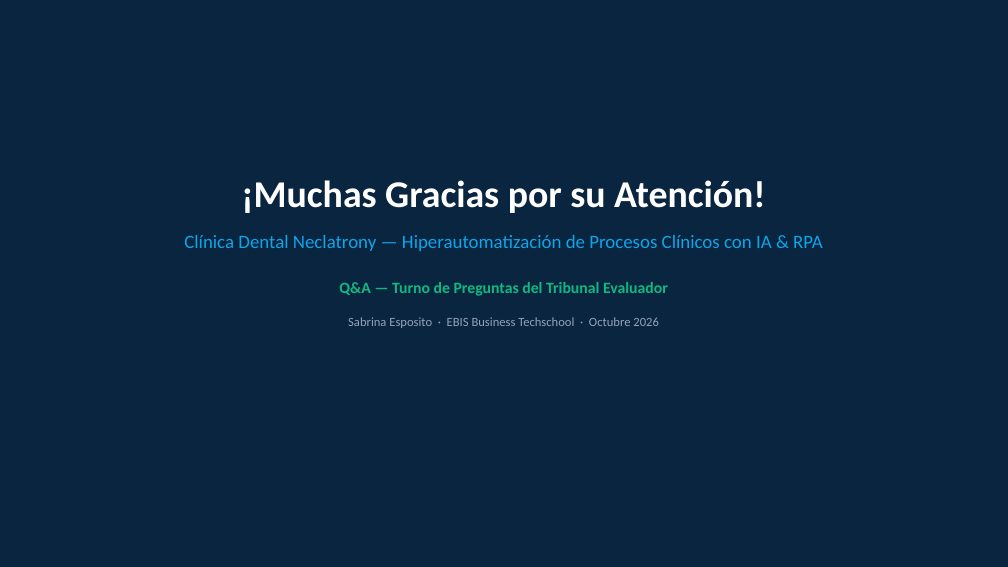
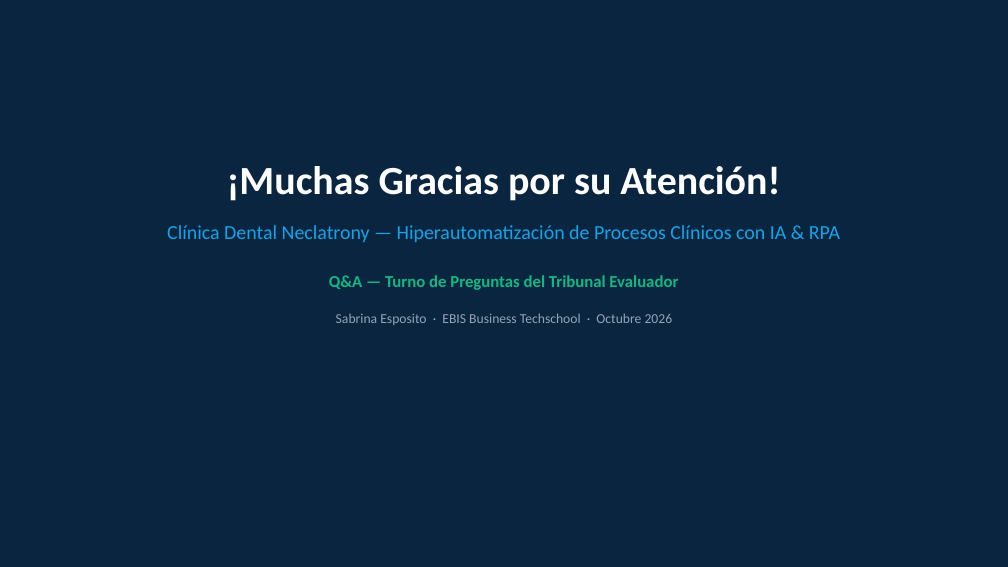
Before and after one commit to sabriesposito/clinica_neclatrony_tfm_ESPOSITO, a slide deck: slide 10 of docs/Defensa_TFM_Clinica_Neclatrony.pptx. Drawn at 1008x567 pixels with LibreOffice and Linux fonts; fonts in the diff are those of the drawing. Boxes give left, top, right and bottom in pixels: in the first picture for what was removed or moved away, otherwise in the second. Text is boxed around its words. In the diff, an @@ line names an element or a change of style, - is before the commit and + after.

```diff
--- a/docs/Defensa_TFM_Clinica_Neclatrony.pptx
+++ b/docs/Defensa_TFM_Clinica_Neclatrony.pptx
@@ text "¡Muchas Gracias por su Atención!": place and size @@
-text "¡Muchas Gracias por su Atención!" at <box>184,180,823,328</box>
+text "¡Muchas Gracias por su Atención!" at <box>167,166,840,325</box>
@@ text "¡Muchas Gracias por su Atención!" at <box>167,166,840,325</box>: size 36 to 38 pt in "¡Muchas Gracias por su Atención!"; size 18 to 19 pt in "Clínica Dental Neclatrony — Hiperautomatización de Procesos ..."; size 15 to 16 pt in "Q&A — Turno de Preguntas del Tribunal ..."; size 12 to 13 pt in "Sabrina Esposito · EBIS Business Techschool · ..."; more space between paragraphs @@
```
Also in this commit, not shown: 9 other slides changed.
